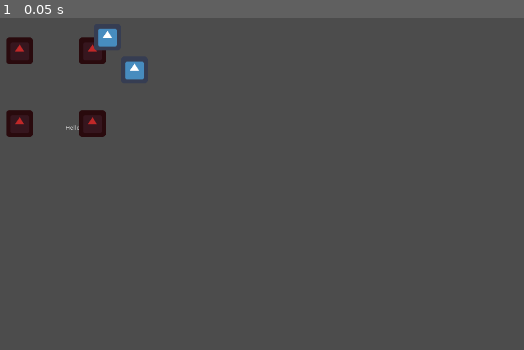
Above: before the commit, frame 1.
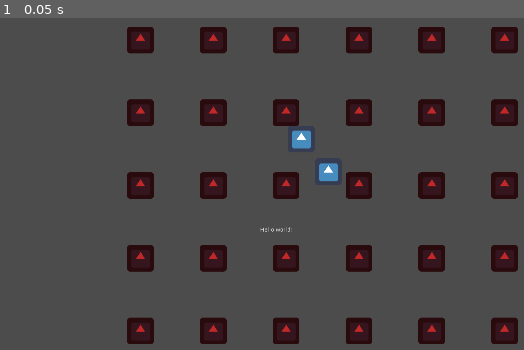
Above: after the commit, the same moment.

Repository: studio-hungus/habitile
Game: Godot game, scene res://Game/Game.tscn
Two runs of this game, one before a commit and one after it. Both use one fixed random seed, a clock stepped at 60 frames per second and the inputs below. The engine's default icon, where the game draws it, is replaced by a stand-in: a white triangle on a blue panel in a dark square.
Inputs:
- Up to frame 1 (0.05 s): no input

The runs differ from the first frame. In frame 1, 15% of the frame differs, in the area x 1-99%, y 2-99%.

Commit message:
Add board centering and adjust game layout

Diff:
--- a/project/Board/Board.gd
+++ b/project/Board/Board.gd
@@ -2,8 +2,8 @@
 
 var empty_space := load("res://Board/EmptySpace/EmptySpace.tscn")
 
-export var width := 2
-export var height := 2
+export var width := 6
+export var height := 5
 
 var spaces := []
 
@@ -11,7 +11,7 @@
 func _ready():
 	for x in width:
 		for y in height:
-			_add_node(x, y)
+			_add_node((width - 1) / 2.0 - x,  (height - 1) / 2.0 - y)
 
 
 func _add_node(x, y):
--- a/project/Game/Game.tscn
+++ b/project/Game/Game.tscn
@@ -7,7 +7,6 @@
 [ext_resource path="res://Tile/GL_SFX_Tile-Place.wav" type="AudioStream" id=5]
 
 [node name="Game" type="Node2D"]
-position = Vector2( 382, 402 )
 script = ExtResource( 3 )
 
 [node name="Label" type="Label" parent="."]
@@ -15,20 +14,22 @@
 anchor_top = 0.5
 anchor_right = 0.5
 anchor_bottom = 0.5
-margin_left = -38.5
-margin_top = -7.0
-margin_right = 38.5
-margin_bottom = 7.0
+margin_left = 809.5
+margin_top = 640.0
+margin_right = 886.5
+margin_bottom = 654.0
 text = "Hello world!"
 
 [node name="Board" parent="." instance=ExtResource( 2 )]
-position = Vector2( -150, -186 )
+position = Vector2( 960, 540 )
 
 [node name="RayCast2D" type="RayCast2D" parent="."]
+position = Vector2( 848, 647 )
 enabled = true
 cast_to = Vector2( 0, 0 )
 
 [node name="Tiles" type="Node2D" parent="."]
+position = Vector2( 848, 647 )
 
 [node name="Tile" parent="Tiles" instance=ExtResource( 1 )]
 position = Vector2( 126, -140 )
